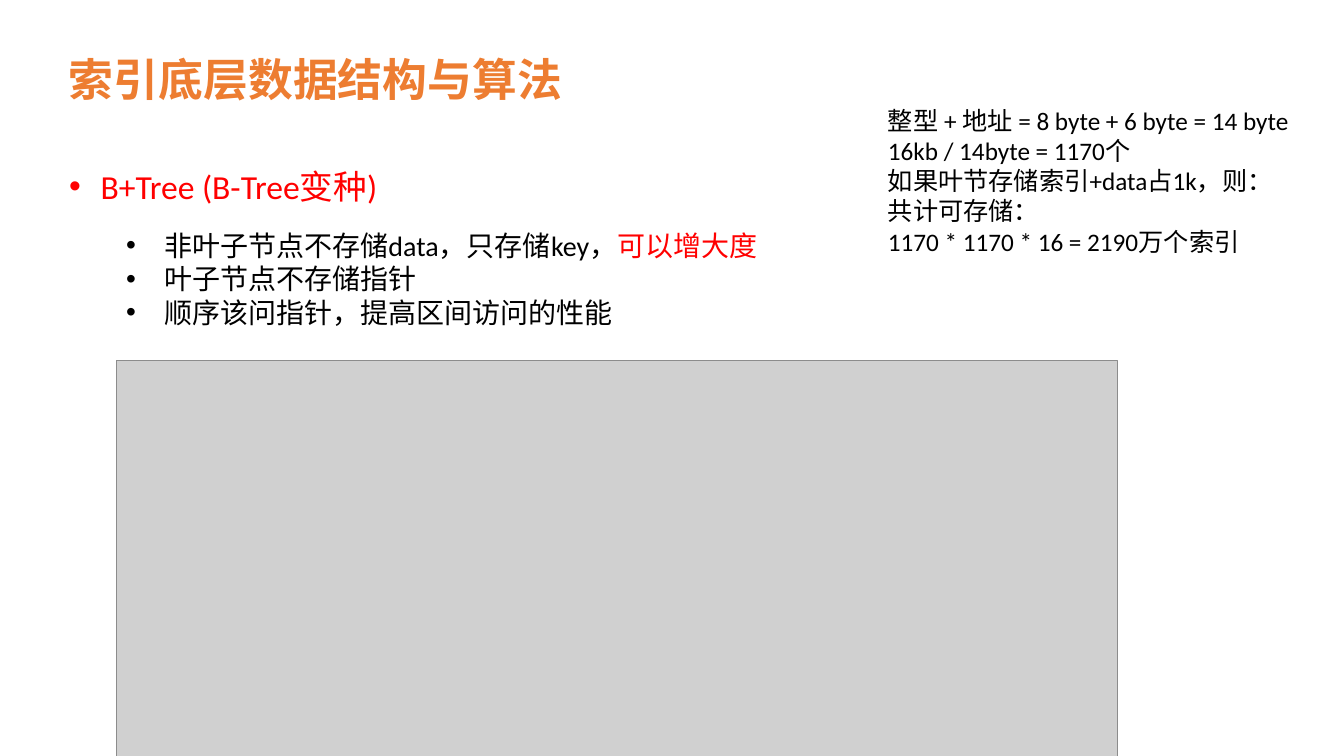
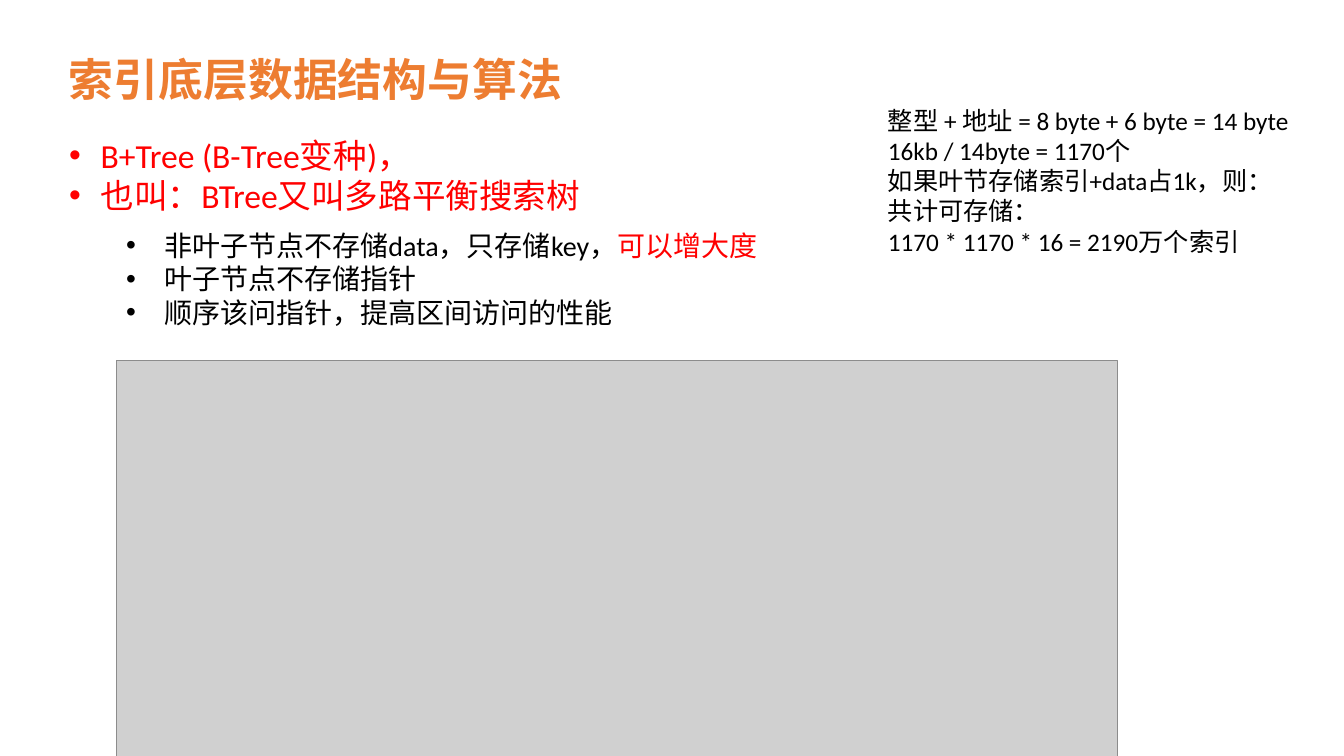
Before and after one commit to lei-zuquan/Jvm_Learn, a slide deck: slide 7 of src/main/java/com/java/z_exam/mysql/MySQL索引原理及如何建立高效索引.pptx. Drawn at 1344x756 pixels with LibreOffice and Linux fonts; fonts in the diff are those of the drawing; grey boxes stand for pictures. Boxes give left, top, right and bottom in pixels: in the first picture for what was removed or moved away, otherwise in the second. Text is boxed around its words. In the diff, an @@ line names an element or a change of style, - is before the commit and + after.

```diff
--- a/src/main/java/com/java/z_exam/mysql/MySQL索引原理及如何建立高效索引.pptx
+++ b/src/main/java/com/java/z_exam/mysql/MySQL索引原理及如何建立高效索引.pptx
@@ text at box(101, 140, 581, 211): text changed @@
-• B+Tree (B-Tree变种)
+• B+Tree (B-Tree变种)，
+• 也叫：BTree又叫多路平衡搜索树
```
Also in this commit, not shown: 2 other slides changed, 6 other files.
